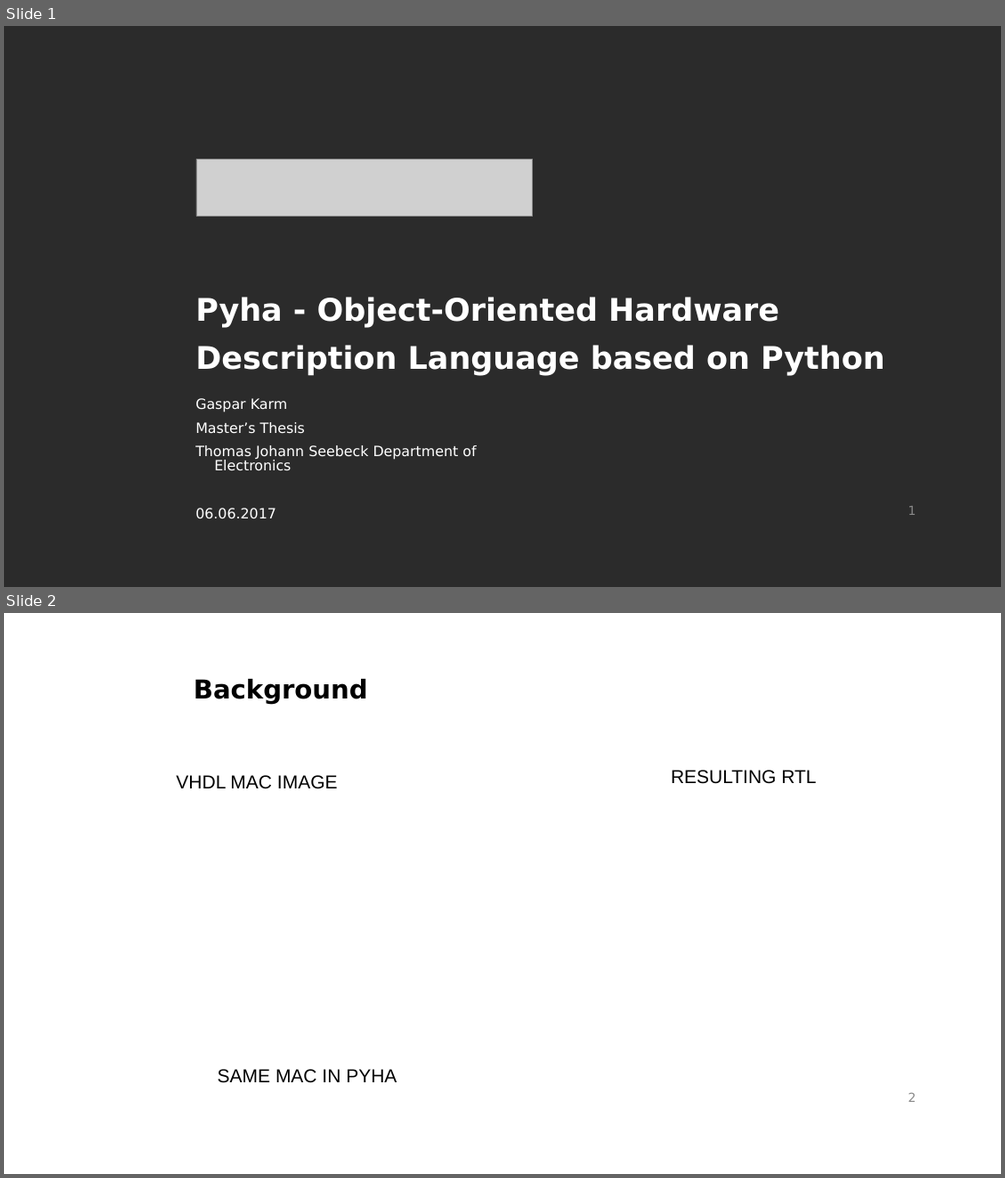
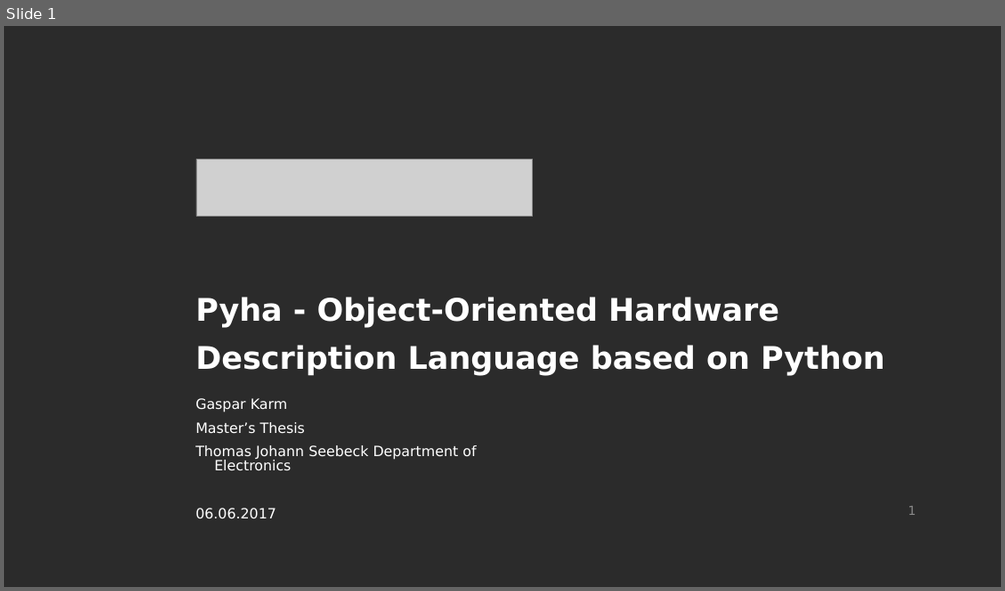
Before and after one commit to gasparka/thesis, a slide deck: presentation.odp. Shown one above the other, each under a label of ours: slides 1 and 2 before the commit, slide 1 after it. The pictures are 1005x1178 and 1005x591 pixels, drawn with LibreOffice and Linux fonts; fonts in the diff are those of the drawing; grey boxes stand for pictures; background and template pictures are left out; a plain dark background stands for a picture behind light text. Boxes give left, top, right and bottom in pixels: in the first picture for what was removed or moved away, otherwise in the second. Text is boxed around its words. In the diff, an @@ line names an element or a change of style, - is before the commit and + after.

```diff
--- a/presentation.odp
+++ b/presentation.odp
@@ slide 2 removed at (4, 613, 1001, 1174), background #FFFFFF; not listed: 1 template element that a slide beside it also shows @@
@@ text removed at (194, 679, 368, 704) @@
-Background
@@ text removed at (671, 770, 816, 784) @@
-RESULTING RTL
@@ text removed at (176, 775, 338, 789) @@
-VHDL MAC IMAGE
@@ text removed at (218, 1069, 396, 1083) @@
-SAME MAC IN PYHA
```
Also in this commit, not shown: 2 slides changed, 4 slides added, 1 other slide removed, 1 other file.
